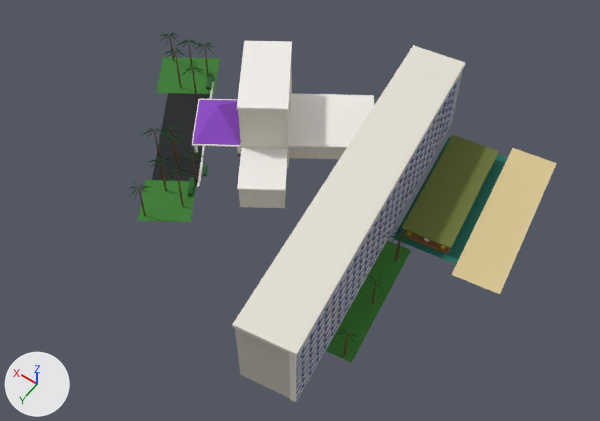
A saved change to the glTF model game/models/hero/hilton.glb.
Both versions are drawn from a camera (50 mm lens) standing at (-89.8, 132.5, 199.2) and looking at (0.8, 5.7, 0.0). Arrows for +X, +Y and +Z are at lower left; the lights stay in place. The first picture is the older version. Objects named as collision shapes, trigger or cutter boxes, shadow casters or lower levels of detail are left out. Vertices at exactly the same position are counted once.

Objects in the first picture: 'hilton_lod0'.
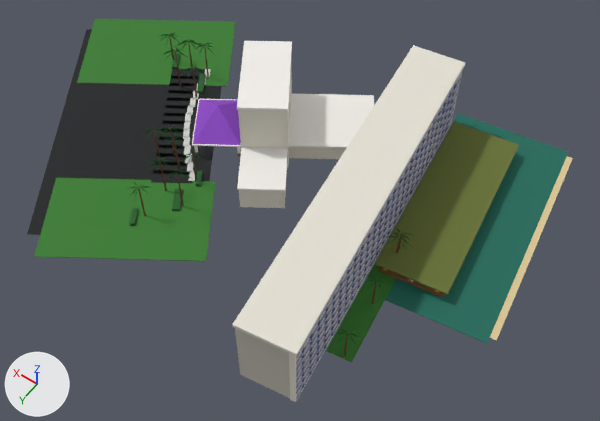
Diff of the bpy script that builds the scene:
```diff
--- a/game/models/hero/hilton.glb.py
+++ b/game/models/hero/hilton.glb.py
@@ me_hilton_lod0 @@
 # used by ob_hilton_lod0; location = (0.0, 0.0, 0.0)
-me_hilton_lod0.from_pydata(...)  # 2297 vertices, 1962 faces; spans x -62.4..80.8, y -57.1..60.0, z 0.1..27.1
+me_hilton_lod0.from_pydata(...)  # 2825 vertices, 2610 faces; spans x -68.5..114.6, y -63.7..64.5, z -0.1..27.1
+# me_hilton_lod0 part 1: the loose piece of 8 vertices spanning x 32.3..35.5, y 8.5..12.5, z 0.2..1.4 is scaled about its middle by (1.97, 1.99, 0.774), then moved by (-0.6, 14.0, -0.1)
+# me_hilton_lod0 part 2: the loose piece of 8 vertices spanning x 55.9..61.1, y -24.9..-18.3, z 0.2..1.4 is scaled about its middle by (1.29, 1.29, 0.774), then moved by (1.7, 2.4, -0.1)
+# me_hilton_lod0 part 3: the loose piece of 8 vertices spanning x -44.4..-23.1, y -47.1..-3.3, z 4.2..4.5 is rebuilt with 8 vertices and now spans x -50.2..-21.5, y -51.8..10.9, z 3.8..4.1
+# me_hilton_lod0 part 4: the loose piece of 8 vertices spanning x -43.7..-23.5, y -46.6..-3.8, z 0.3..0.9 is rebuilt with 8 vertices and now spans x -49.8..-21.5, y -51.5..10.7, z 0.2..0.9
+# me_hilton_lod0 part 5: the loose piece of 4 vertices spanning x -48.0..-21.1, y -50.1..-1.5, z 0.1 is rebuilt with 8 vertices and now spans x -66.8..-18.3, y -63.7..18.9, z -0.1..0.2
+# me_hilton_lod0 part 6: 4 vertices removed from x -62.4..-40.1, y -57.1..-0.4, z 0.1; 408 vertices added at x -68.5..-20.8, y -62.1..13.3, z 0.1..4.8
+# me_hilton_lod0 part 7: 24 vertices removed from x 24.8..80.2, y -33.3..37.3, z 0.1..1.4; 272 vertices added at x 12.1..114.6, y -52.1..64.5, z 0.0..1.1
+# other edits to the shape of me_hilton_lod0 do not show in these pictures
 me_hilton_lod0.materials.append(mat_glass)
```

Where the change shows, as pixel boxes [x1, y1, x2, y2] in the pictures (600 x 421 px; the box of a moved part takes in the faces that stretch with it):
'hilton_lod0', reshaped (27% wider): before [127, 33, 557, 402]; after [27, 19, 573, 402]
part 1 of me_hilton_lod0, moved or reshaped: before [203, 164, 208, 177]; after [172, 189, 183, 211]
part 2 of me_hilton_lod0, moved or reshaped: before [206, 73, 213, 90]; after [197, 73, 206, 94]
part 3 of me_hilton_lod0, rebuilt (not visible afterwards): before [401, 135, 499, 248]
part 4 of me_hilton_lod0, rebuilt: before [402, 230, 451, 254]; after [378, 267, 444, 297]
part 5 of me_hilton_lod0, rebuilt: before [393, 137, 508, 264]; after [385, 114, 568, 343]
part 6 of me_hilton_lod0, built on: before [452, 148, 557, 294]; after [375, 122, 573, 341]
part 7 of me_hilton_lod0, built on: before [138, 57, 220, 222]; after [27, 19, 235, 261]
